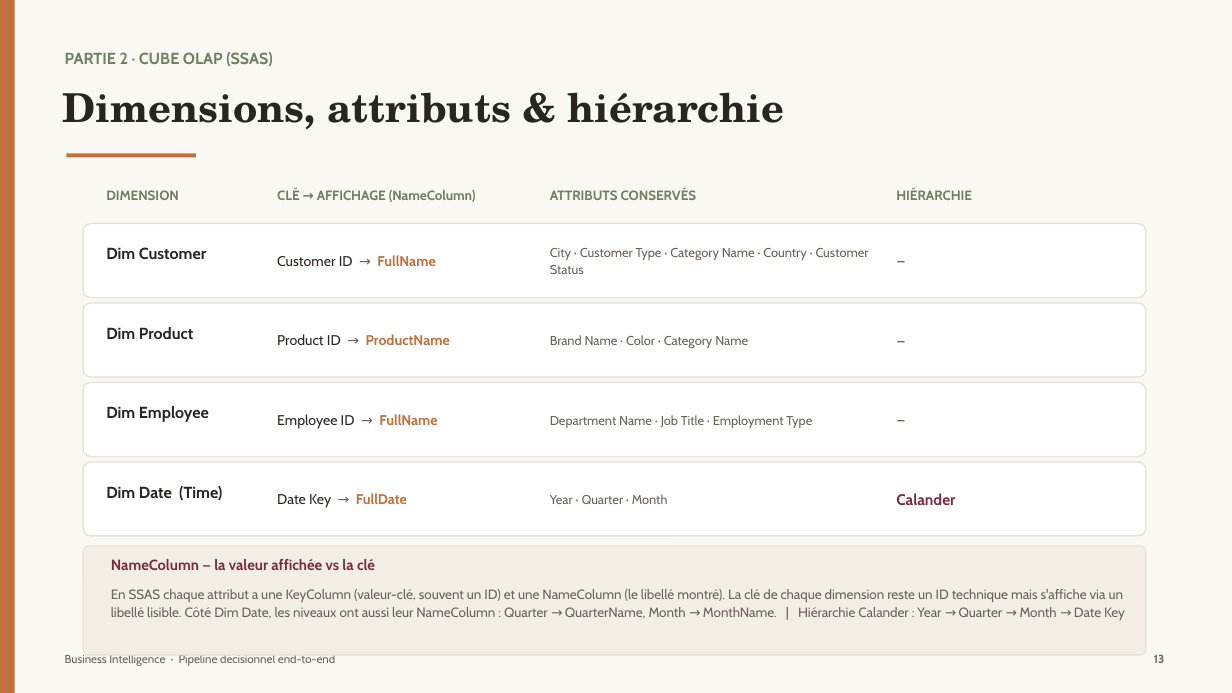
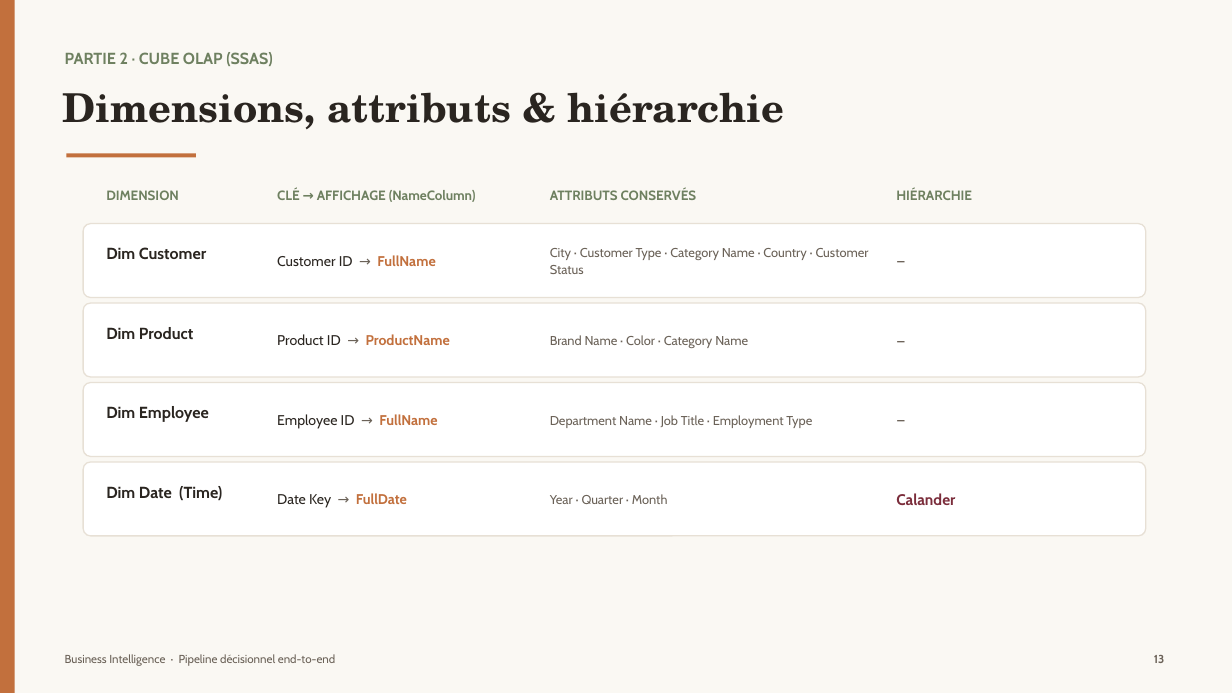
Before and after one commit to omar692002/bi-exam-webapp, a slide deck: slide 14 of presentation/BI_Presentation.pptx (slide 13 before the commit). Drawn at 1232x693 pixels with LibreOffice and Linux fonts; fonts in the diff are those of the drawing. Boxes give left, top, right and bottom in pixels: in the first picture for what was removed or moved away, otherwise in the second. Text is boxed around its words. In the diff, an @@ line names an element or a change of style, - is before the commit and + after.

Commit message:
pptx

```diff
--- a/presentation/BI_Presentation.pptx
+++ b/presentation/BI_Presentation.pptx
@@ rounded rectangle removed at (x1=83, y1=546, x2=1146, y2=655) @@
@@ text removed at (x1=111, y1=559, x2=375, y2=570) @@
-NameColumn — la valeur affichée vs la clé
@@ text removed at (x1=111, y1=589, x2=1125, y2=620) @@
-En SSAS chaque attribut a une KeyColumn (valeur-clé, souvent un ID) et une NameColumn (le libellé montré). La clé de chaque dimension reste un ID technique mais s'affiche via un libellé lisible. Côté Dim Date, les niveaux ont aussi leur NameColumn : Quarter → QuarterName, Month → MonthName. | Hiérarchie Calander : Year → Quarter → Month → Date Key
```
Also in this commit, not shown: 6 other slides changed, 1 slide removed, 4 other files.
